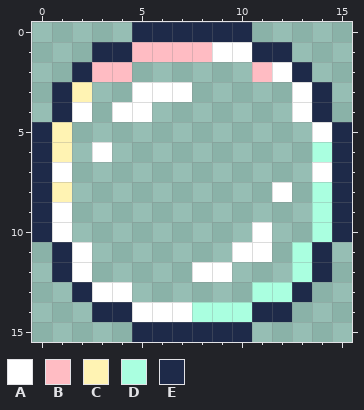
A pixel-art sprite gets an edit: texture/gems/bubble_gem.png. Above is the file before it was changed.
The file is 16x16 pixels.
Palette (. is transparent): A #ffffff  B #ffbcc3  C #fff3b3  D #aaffe0  E #1e2a49
Pixels before, first column x 0:
 0 .....EEEEEE.....
 1 ...EEBBBBAAEE...
 2 ..EBB......BAE..
 3 .EC..AAA.....AE.
 4 .EA.AA.......AE.
 5 EC............AE
 6 EC.A..........DE
 7 EA............AE
 8 EC..........A.DE
 9 EA............DE
10 EA.........A..DE
11 .EA.......AA.DE.
12 .EA.....AA...DE.
13 ..EAA......DDE..
14 ...EEAAADDDEE...
15 .....EEEEEE.....
Now the later version:
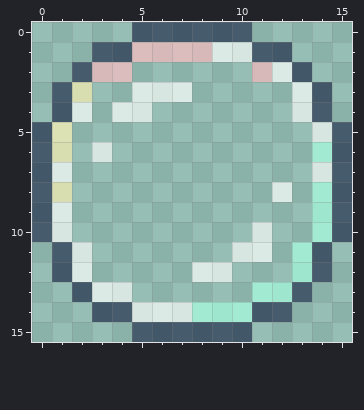
The exact change:
{"colour":"A","old":"#ffffff","new":"#ffffffab"}
{"colour":"B","old":"#ffbcc3","new":"#ffbcc3ab"}
{"colour":"C","old":"#fff3b3","new":"#fff3b3ab"}
{"colour":"D","old":"#aaffe0","new":"#aaffe0ab"}
{"colour":"E","old":"#1e2a49","new":"#1e2a49ab"}
